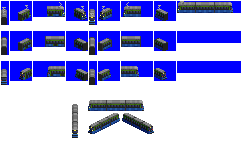
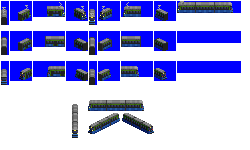
Comparing the layer stacks of the two 250px x 150px images. Changes:
painted on "doors" over bbox(50, 11, 64, 73)
